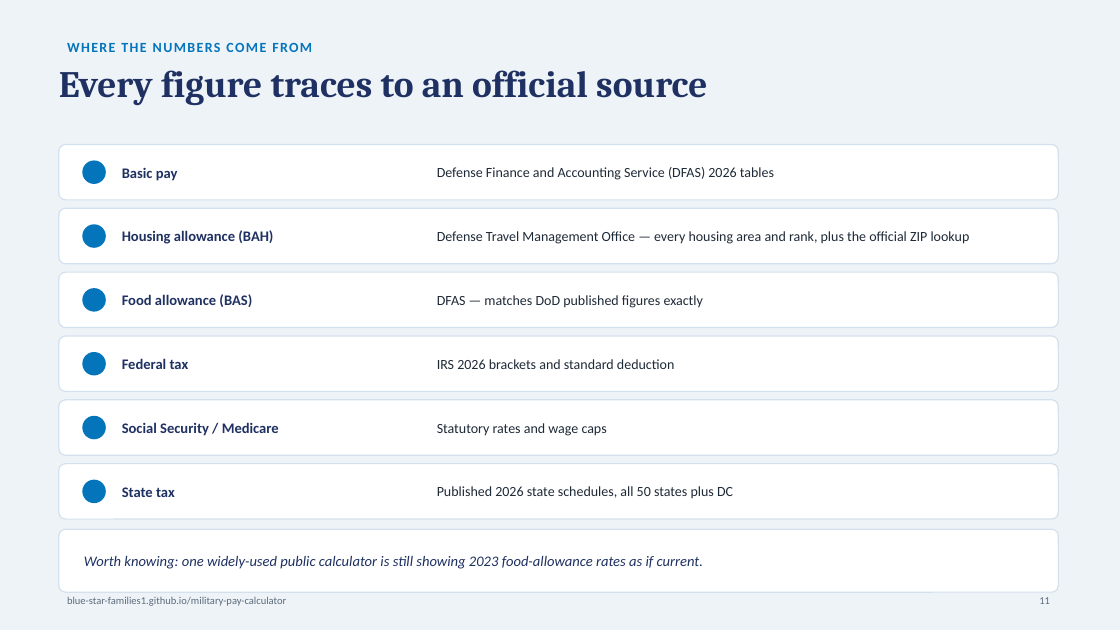
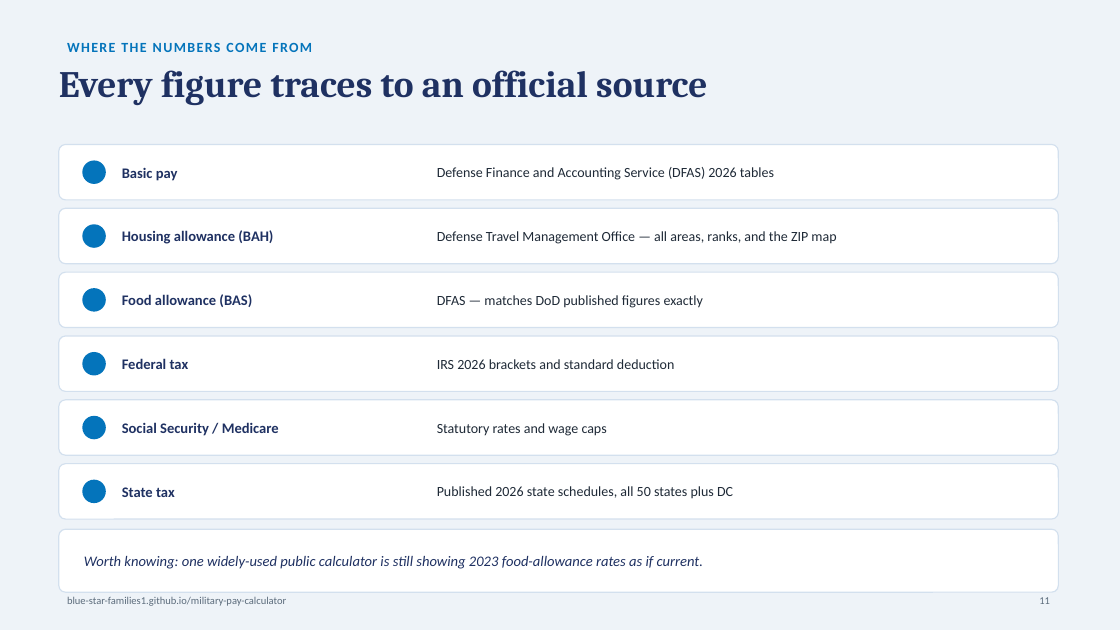
Before and after one commit to Blue-Star-Families1/military-pay-calculator, a slide deck: slide 11 of Military-Pay-Estimator-Guide.pptx. Drawn at 1120x630 pixels with LibreOffice and Linux fonts; fonts in the diff are those of the drawing. Boxes give left, top, right and bottom in pixels: in the first picture for what was removed or moved away, otherwise in the second. Text is boxed around its words. In the diff, an @@ line names an element or a change of style, - is before the commit and + after.

Commit message:
﻿Keep the new deck lines within a length that is known to fit
The ZIP documentation pass pushed three lines well past their neighbours -
128, 92 and 90 characters where every verified row in the same fixed-height
cards sits between 25 and 75. A previous text change in these cards clipped,
and no renderer was available to check this one, so the lines are trimmed back
into the range that has already been shown to lay out correctly.

Meaning is unchanged: the ZIP option, the DTMO source and the privacy answer
all still say what they said.

```diff
--- a/Military-Pay-Estimator-Guide.pptx
+++ b/Military-Pay-Estimator-Guide.pptx
@@ text at <box>437,231,836,244</box>: text changed @@
-Defense Travel Management Office — every housing area and rank, plus the official ZIP lookup
+Defense Travel Management Office — all areas, ranks, and the ZIP map
```
Also in this commit, not shown: 2 other slides changed, 1 other file.
